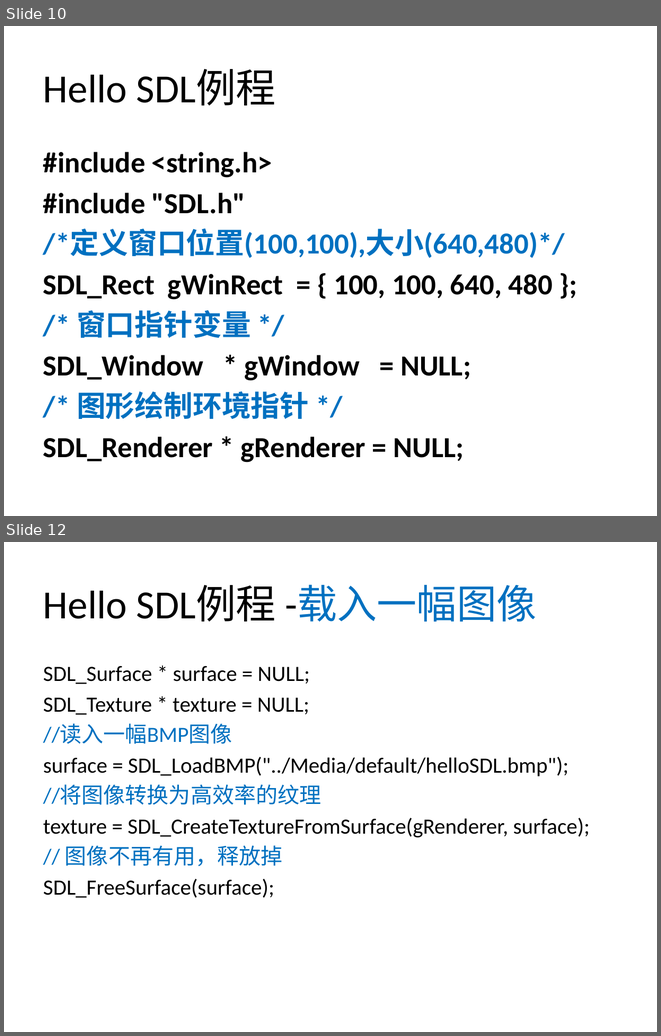
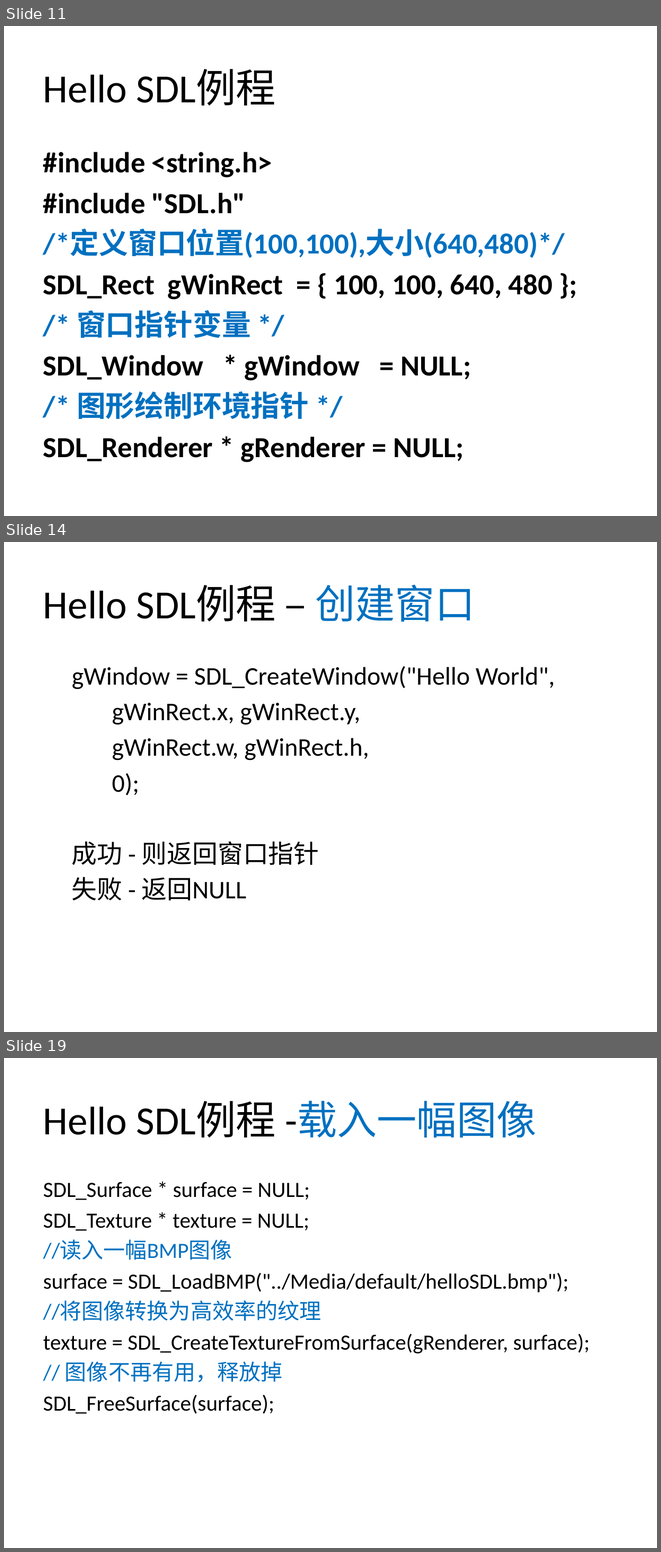
Before and after one commit to xinguo2015/SDL2Project2017, a slide deck: Tutorials/SDL2Tutorials.pptx. Shown one above the other, each under a label of ours: slides 10 and 12 before the commit, slides 11, 14 and 19 after it; the slides between them are not shown. The pictures are 661x1036 and 661x1552 pixels, drawn with LibreOffice and Linux fonts; fonts in the diff are those of the drawing; background and template pictures are left out. Boxes give left, top, right and bottom in pixels: in the first picture for what was removed or moved away, otherwise in the second. Text is boxed around its words. In the diff, an @@ line names an element or a change of style, - is before the commit and + after.

```diff
--- a/Tutorials/SDL2Tutorials.pptx
+++ b/Tutorials/SDL2Tutorials.pptx
@@ slide 14 added at <box>4,542,657,1032</box>, background #FFFFFF @@
@@ title added at <box>43,584,475,622</box>, 44 pt, text #000000 @@
+Hello SDL例程 – 创建窗口
@@ text added at <box>72,666,555,900</box>, 28 pt, text #000000 @@
+  gWindow = SDL_CreateWindow("Hello World",
+  gWinRect.x, gWinRect.y,
+  gWinRect.w, gWinRect.h,
+  0);
+  成功 - 则返回窗口指针
+  失败 - 返回NULL
@@ what was slide 10 is now slide 11 @@
@@ what was slide 12 is now slide 19 @@
```
Also in this commit, not shown: 1 slide changed, 7 other slides added, 1 other file.
